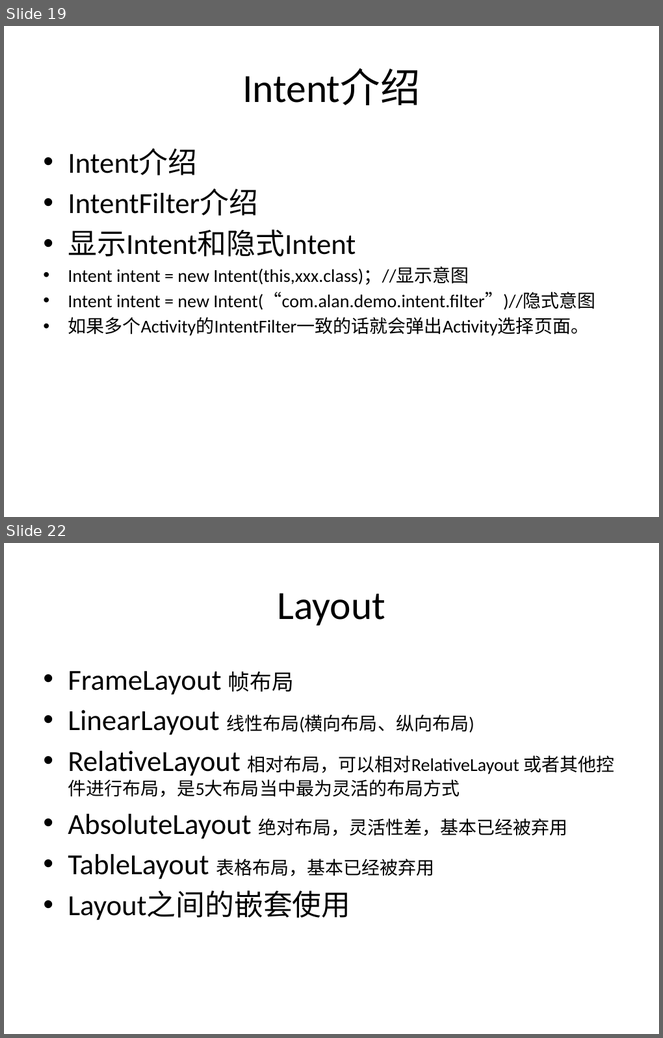
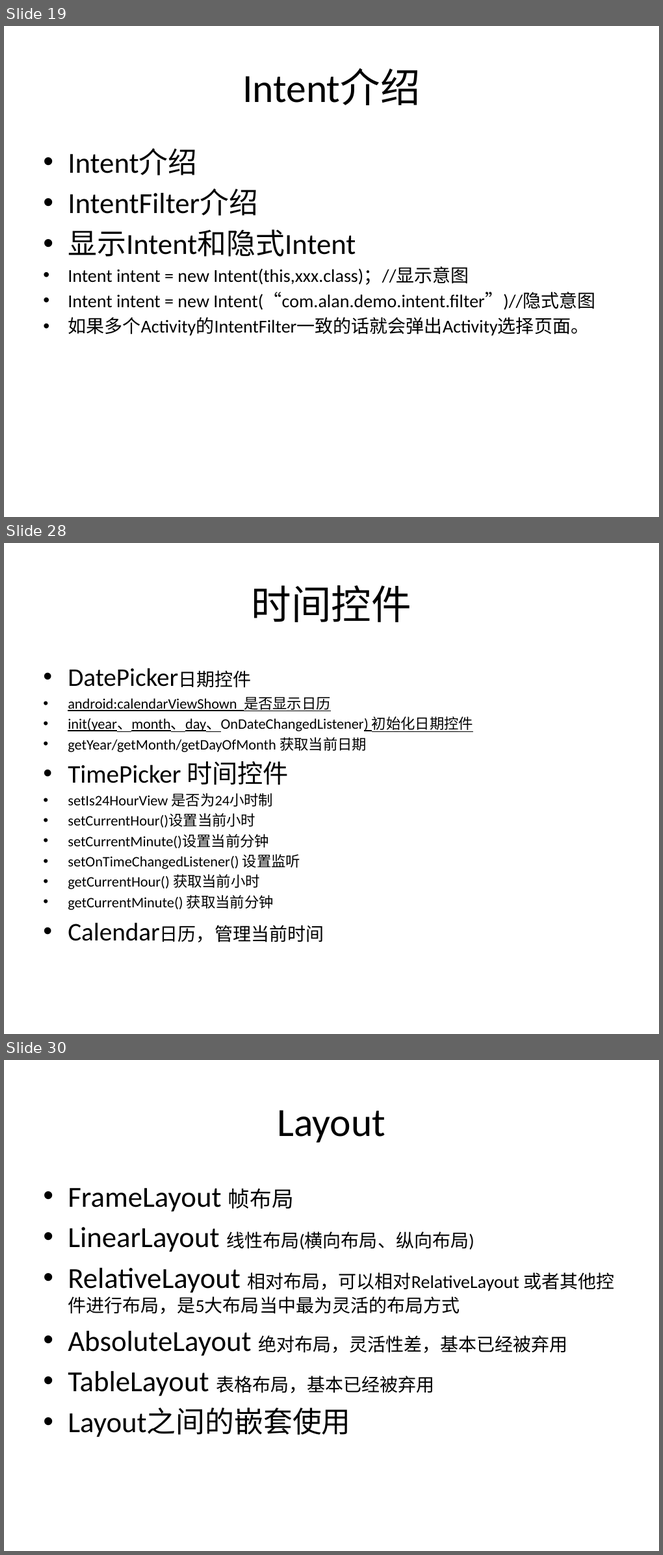
Before and after one commit to alanforgithub/share_content, a slide deck: 文件资料/Android培训-1.pptx. Shown one above the other, each under a label of ours: slides 19 and 22 before the commit, slides 19, 28 and 30 after it; the slides between them are not shown. The pictures are 663x1038 and 663x1555 pixels, drawn with LibreOffice and Linux fonts; fonts in the diff are those of the drawing. Boxes give left, top, right and bottom in pixels: in the first picture for what was removed or moved away, otherwise in the second. Text is boxed around its words. In the diff, an @@ line names an element or a change of style, - is before the commit and + after.

```diff
--- a/文件资料/Android培训-1.pptx
+++ b/文件资料/Android培训-1.pptx
@@ slide 28 added at <box>4,543,659,1034</box>, background #FFFFFF @@
@@ title added at <box>252,585,412,622</box>, 44 pt, text #000000 @@
+时间控件
@@ text added at <box>68,697,473,943</box>, 16 pt, text #000000 @@
+• DatePicker日期控件
+• android:calendarViewShown 是否显示日历
+• init(year、month、day、OnDateChangedListener) 初始化日期控件
+• getYear/getMonth/getDayOfMonth 获取当前日期
+• TimePicker 时间控件
+• setIs24HourView 是否为24小时制
+• setCurrentHour()设置当前小时
+• setCurrentMinute()设置当前分钟
+• setOnTimeChangedListener() 设置监听
+• getCurrentHour() 获取当前小时
+• getCurrentMinute() 获取当前分钟
+• Calendar日历，管理当前时间
@@ what was slide 22 is now slide 30 @@
```
Also in this commit, not shown: 4 slides changed, 6 other slides added, 21 other files.
